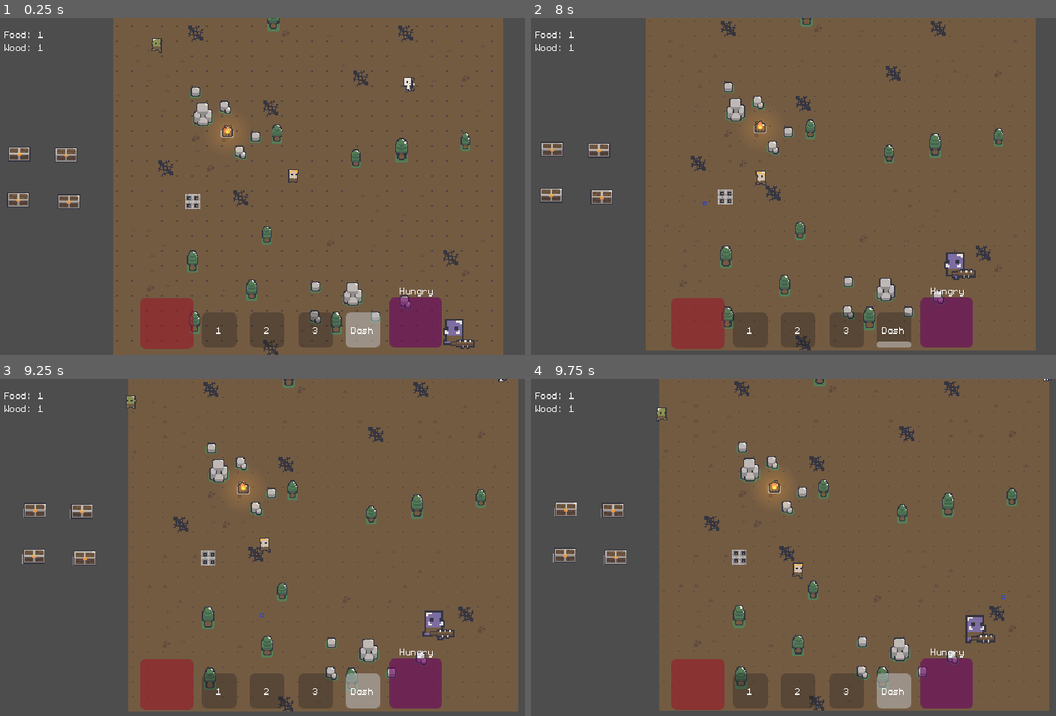
Above: before the commit, frames 1-4 (two rows, left to right).
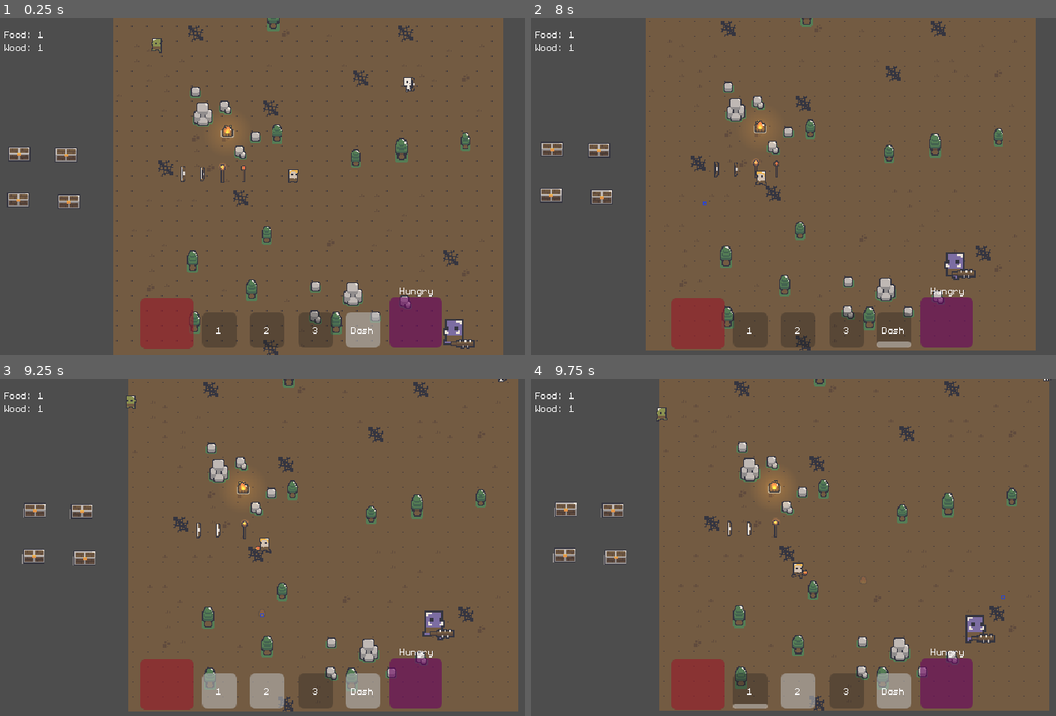
Above: after the commit, the same moments.

Repository: qmarsala/DeliciousDungeon
Game: Godot game, scene res://scenes/debug.tscn
Two runs of this game, one before a commit and one after it. Both use one fixed random seed, a clock stepped at 60 frames per second and the inputs below. This scene is started directly instead of the project's main scene.
Inputs (mouse positions are in pixels of both pictures, inside the frame that each line leads up to):
- Up to frame 1 (0.25 s): no input
- Up to frame 2 (8 s): move the mouse to (956, 169) at 0.52 s; tap Q (ability_one) at 0.6, 3.6, 6.6 s; click (956, 169) at 0.67 s; move the mouse to (704, 203) at 1.27 s; right-click (704, 203) at 1.35 s; click (704, 203) at 1.42 s; move the mouse to (882, 112) at 2.02 s; hold F (interact) 2.03-2.78 s; click (882, 112) at 2.17 s; move the mouse to (793, 253) at 2.77 s; click (793, 253) at 2.85 s; move the mouse to (1003, 237) at 3.52 s; click (1003, 237) at 3.67 s; move the mouse to (641, 135) at 4.27 s; right-click (641, 135) at 4.35 s; click (641, 135) at 4.42 s; move the mouse to (851, 186) at 5.02 s; hold F (interact) 5.03-5.78 s; click (851, 186) at 5.17 s; move the mouse to (730, 102) at 5.77 s; click (730, 102) at 5.85 s; move the mouse to (956, 169) at 6.52 s; click (956, 169) at 6.67 s; move the mouse to (704, 203) at 7.27 s; right-click (704, 203) at 7.35 s; click (704, 203) at 7.42 s
- Up to frame 3 (9.25 s): move the mouse to (351, 473) at 8.02 s; hold F (interact) 8.03-8.78 s; click (351, 473) at 8.17 s; move the mouse to (262, 614) at 8.77 s; click (262, 614) at 8.85 s
- Up to frame 4 (9.75 s): move the mouse to (1003, 598) at 9.52 s; tap Q (ability_one) at 9.6 s; click (1003, 598) at 9.67 s

The runs differ from the first frame. In frame 1, 0.2% of the frame differs, in the area x 34-47%, y 43-57%; in frame 2, 0.2%; in frame 3, 1.6%, in the area x 37-55%, y 41-98%; in frame 4, 1.0%.

Commit message:
clean up

Diff:
--- a/src/scenes/debug.tscn
+++ b/src/scenes/debug.tscn
@@ -10,14 +10,22 @@
 [ext_resource type="PackedScene" uid="uid://l5ic445kl6da" path="res://scenes/enemies/goblin.tscn" id="6_fding"]
 [ext_resource type="PackedScene" uid="uid://y4ktplof8y3c" path="res://scenes/player.tscn" id="6_ucoae"]
 [ext_resource type="PackedScene" uid="uid://cwoqb0h58gi6y" path="res://scenes/enemies/troll.tscn" id="7_mkydk"]
+[ext_resource type="PackedScene" uid="uid://bq43heu5kffs1" path="res://scenes/items/pickup.tscn" id="10_tdpce"]
+[ext_resource type="Resource" uid="uid://ny7ct1tec7fk" path="res://assets/data/items/bow_leveltwo.tres" id="11_0023b"]
 [ext_resource type="PackedScene" uid="uid://cfesvjhulwkvx" path="res://scenes/items/fire.tscn" id="11_wrpau"]
 [ext_resource type="PackedScene" uid="uid://d0nk2tnjt4nfh" path="res://scenes/enemies/ranged_skeleton.tscn" id="12_i7yee"]
 [ext_resource type="PackedScene" uid="uid://14qxoibvjmhg" path="res://scenes/enemy_bounds.tscn" id="13_hvojg"]
 [ext_resource type="Texture2D" uid="uid://pynimp510622" path="res://assets/sprites/forestSprites_ v1.2/boar_.png" id="15_7g4ju"]
+[ext_resource type="Resource" uid="uid://dtt8oanr6xk70" path="res://scenes/enemies/attack_dummy.tres" id="16_6vr2r"]
 [ext_resource type="PackedScene" uid="uid://c5oj53s80lw1c" path="res://scenes/components/hitbox.tscn" id="16_8mkye"]
-[ext_resource type="Script" path="res://assets/scripts/attack_dummy.gd" id="17_xrdwp"]
+[ext_resource type="Script" path="res://assets/scripts/enemies/enemy.gd" id="16_wi07l"]
 [ext_resource type="PackedScene" uid="uid://d1bxw1ae03fmi" path="res://scenes/components/status_effects_component.tscn" id="20_04imu"]
-[ext_resource type="PackedScene" uid="uid://co65eon8oc01c" path="res://scenes/items/trap.tscn" id="21_i40ug"]
+[ext_resource type="Script" path="res://assets/scripts/enemies/enemy_states/enemy_state_machine.gd" id="20_5wu08"]
+[ext_resource type="Script" path="res://assets/scripts/enemies/enemy_states/enemy_idle_state.gd" id="21_5wrof"]
+[ext_resource type="Resource" uid="uid://caxnrd7613eoa" path="res://assets/data/items/firestaff_levelone.tres" id="21_h7dnt"]
+[ext_resource type="PackedScene" uid="uid://ydoamsvkvmjd" path="res://scenes/components/health_component.tscn" id="22_d5fxq"]
+[ext_resource type="Resource" uid="uid://bdi7bnaltuw0l" path="res://assets/data/items/firestaff_leveltwo.tres" id="22_k8tsf"]
+[ext_resource type="Resource" uid="uid://b4gbq7ksurbo" path="res://assets/data/items/bow_levelone.tres" id="23_3mj40"]
 [ext_resource type="PackedScene" uid="uid://b8s7nl3sdl2xv" path="res://scenes/items/chest.tscn" id="23_nkwgo"]
 
 [sub_resource type="TileSetAtlasSource" id="TileSetAtlasSource_3hphl"]
@@ -319,6 +327,10 @@
 
 [sub_resource type="WorldBoundaryShape2D" id="WorldBoundaryShape2D_k741k"]
 
+[sub_resource type="RectangleShape2D" id="RectangleShape2D_ye2s3"]
+
+[sub_resource type="RectangleShape2D" id="RectangleShape2D_yy8vj"]
+
 [sub_resource type="RectangleShape2D" id="RectangleShape2D_twrvr"]
 
 [node name="debug" type="Node2D"]
@@ -465,33 +477,86 @@
 position = Vector2(1, 193)
 shape = SubResource("WorldBoundaryShape2D_k741k")
 
-[node name="AttackDummy" type="Sprite2D" parent="."]
+[node name="AttackDummy" type="CharacterBody2D" parent="."]
 position = Vector2(-410, 0)
+collision_layer = 4
+collision_mask = 7
+script = ExtResource("16_wi07l")
+data = ExtResource("16_6vr2r")
+
+[node name="CollisionShape2D" type="CollisionShape2D" parent="AttackDummy"]
+shape = SubResource("RectangleShape2D_ye2s3")
+
+[node name="Hitbox" parent="AttackDummy" node_paths=PackedStringArray("health", "status_effects") instance=ExtResource("16_8mkye")]
+health = NodePath("../HealthComponent")
+status_effects = NodePath("../../AttackDummy2/StatusEffectsComponent")
+
+[node name="CollisionShape2D" type="CollisionShape2D" parent="AttackDummy/Hitbox"]
+shape = SubResource("RectangleShape2D_yy8vj")
+
+[node name="Sprite" type="Sprite2D" parent="AttackDummy"]
 texture = ExtResource("15_7g4ju")
 region_enabled = true
 region_rect = Rect2(6, 14, 19, 14)
-script = ExtResource("17_xrdwp")
-
-[node name="Hitbox" parent="AttackDummy" instance=ExtResource("16_8mkye")]
-
-[node name="CollisionShape2D" type="CollisionShape2D" parent="AttackDummy/Hitbox"]
+
+[node name="StateMachine" type="Node" parent="AttackDummy" node_paths=PackedStringArray("initial_state")]
+script = ExtResource("20_5wu08")
+initial_state = NodePath("EnemyIdleState")
+
+[node name="EnemyIdleState" type="Node" parent="AttackDummy/StateMachine"]
+script = ExtResource("21_5wrof")
+
+[node name="StatusEffectsComponent" parent="AttackDummy" instance=ExtResource("20_04imu")]
+
+[node name="HealthComponent" parent="AttackDummy" instance=ExtResource("22_d5fxq")]
+starting_health = 1e+09
+
+[node name="AttackDummy2" type="CharacterBody2D" parent="."]
+position = Vector2(-433, -23)
+collision_layer = 4
+collision_mask = 7
+script = ExtResource("16_wi07l")
+data = ExtResource("16_6vr2r")
+
+[node name="CollisionShape2D" type="CollisionShape2D" parent="AttackDummy2"]
+shape = SubResource("RectangleShape2D_ye2s3")
+
+[node name="Hitbox" parent="AttackDummy2" node_paths=PackedStringArray("health", "status_effects") instance=ExtResource("16_8mkye")]
+health = NodePath("../HealthComponent")
+status_effects = NodePath("../StatusEffectsComponent")
+
+[node name="CollisionShape2D" type="CollisionShape2D" parent="AttackDummy2/Hitbox"]
 shape = SubResource("RectangleShape2D_twrvr")
 
-[node name="StatusEffectsComponent" parent="AttackDummy" instance=ExtResource("20_04imu")]
-
-[node name="AttackDummy2" type="Sprite2D" parent="."]
-position = Vector2(-433, -23)
+[node name="Sprite" type="Sprite2D" parent="AttackDummy2"]
 texture = ExtResource("15_7g4ju")
 region_enabled = true
 region_rect = Rect2(6, 14, 19, 14)
-script = ExtResource("17_xrdwp")
-
-[node name="Hitbox" parent="AttackDummy2" instance=ExtResource("16_8mkye")]
-
-[node name="CollisionShape2D" type="CollisionShape2D" parent="AttackDummy2/Hitbox"]
-shape = SubResource("RectangleShape2D_twrvr")
+
+[node name="StateMachine" type="Node" parent="AttackDummy2" node_paths=PackedStringArray("initial_state")]
+script = ExtResource("20_5wu08")
+initial_state = NodePath("EnemyIdleState")
+
+[node name="EnemyIdleState" type="Node" parent="AttackDummy2/StateMachine"]
+script = ExtResource("21_5wrof")
 
 [node name="StatusEffectsComponent" parent="AttackDummy2" instance=ExtResource("20_04imu")]
 
-[node name="Trap" parent="AttackDummy2" instance=ExtResource("21_i40ug")]
-position = Vector2(326, 51)
+[node name="HealthComponent" parent="AttackDummy2" instance=ExtResource("22_d5fxq")]
+starting_health = 1e+09
+
+[node name="Pickup" parent="." instance=ExtResource("10_tdpce")]
+position = Vector2(-53, -2)
+item = ExtResource("21_h7dnt")
+
+[node name="Pickup2" parent="." instance=ExtResource("10_tdpce")]
+position = Vector2(-75, -2)
+item = ExtResource("22_k8tsf")
+
+[node name="Pickup3" parent="." instance=ExtResource("10_tdpce")]
+position = Vector2(-97, -2)
+item = ExtResource("23_3mj40")
+
+[node name="Pickup4" parent="." instance=ExtResource("10_tdpce")]
+position = Vector2(-118, -2)
+item = ExtResource("11_0023b")
--- a/src/scenes/items/chest.tscn
+++ b/src/scenes/items/chest.tscn
@@ -1,8 +1,7 @@
-[gd_scene load_steps=11 format=3 uid="uid://b8s7nl3sdl2xv"]
+[gd_scene load_steps=10 format=3 uid="uid://b8s7nl3sdl2xv"]
 
 [ext_resource type="Script" path="res://assets/scripts/items/chest.gd" id="1_3cevd"]
 [ext_resource type="Texture2D" uid="uid://18dhv0jowwdt" path="res://assets/sprites/dungeon/dungeonDecoration_0.png" id="1_qy1vr"]
-[ext_resource type="PackedScene" uid="uid://bq43heu5kffs1" path="res://scenes/items/pickup.tscn" id="2_dbodw"]
 [ext_resource type="Script" path="res://assets/data/items/item.gd" id="3_es4yf"]
 [ext_resource type="Resource" uid="uid://ny7ct1tec7fk" path="res://assets/data/items/bow_leveltwo.tres" id="4_p0lmn"]
 [ext_resource type="Resource" uid="uid://bdi7bnaltuw0l" path="res://assets/data/items/firestaff_leveltwo.tres" id="5_6ec4j"]
@@ -19,7 +18,6 @@
 monitoring = false
 script = ExtResource("1_3cevd")
 spawn_rate = 0.334
-pickup_scene = ExtResource("2_dbodw")
 items = Array[ExtResource("3_es4yf")]([ExtResource("4_p0lmn"), ExtResource("5_6ec4j"), ExtResource("7_v1b2c"), ExtResource("7_v1b2c"), ExtResource("8_2nmhp"), ExtResource("8_2nmhp")])
 
 [node name="InteractionArea" type="CollisionShape2D" parent="."]
@@ -40,7 +38,7 @@
 
 [node name="RewardLocation" type="Node2D" parent="."]
 z_index = 1
-position = Vector2(17, -6)
+position = Vector2(0, 1)
 
 [node name="StaticBody2D" type="StaticBody2D" parent="."]
 collision_mask = 7
Not shown: 1 places in src/scenes/debug.tscn that only renumber resources
